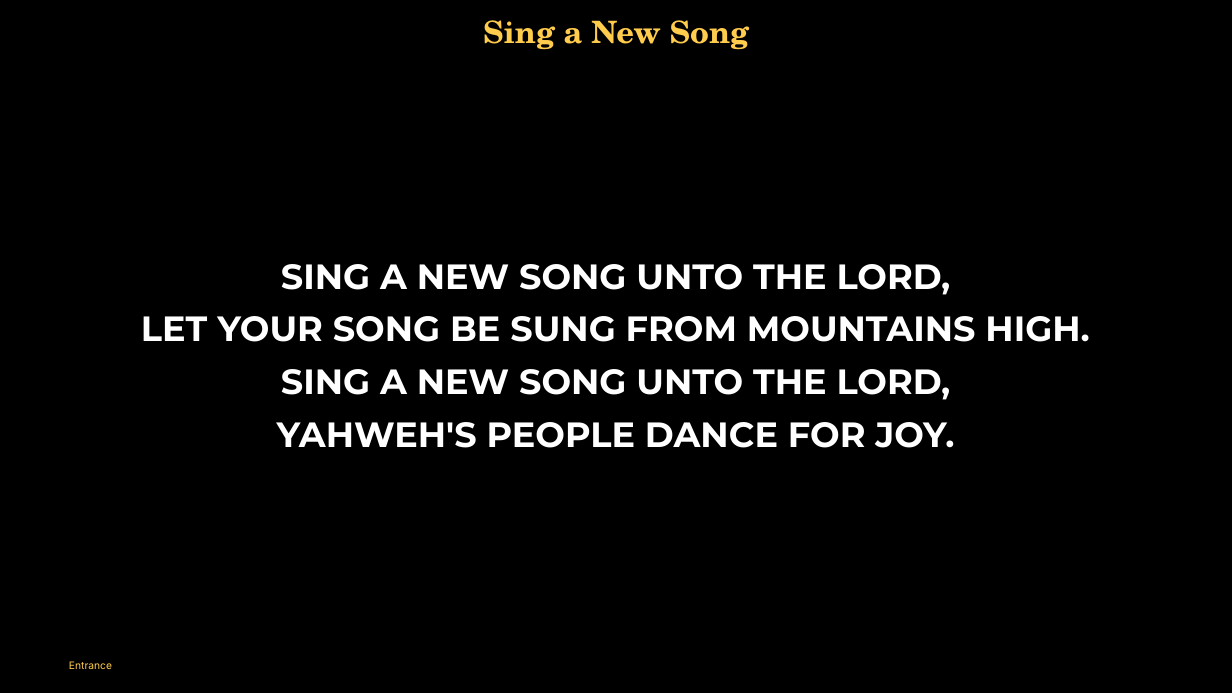
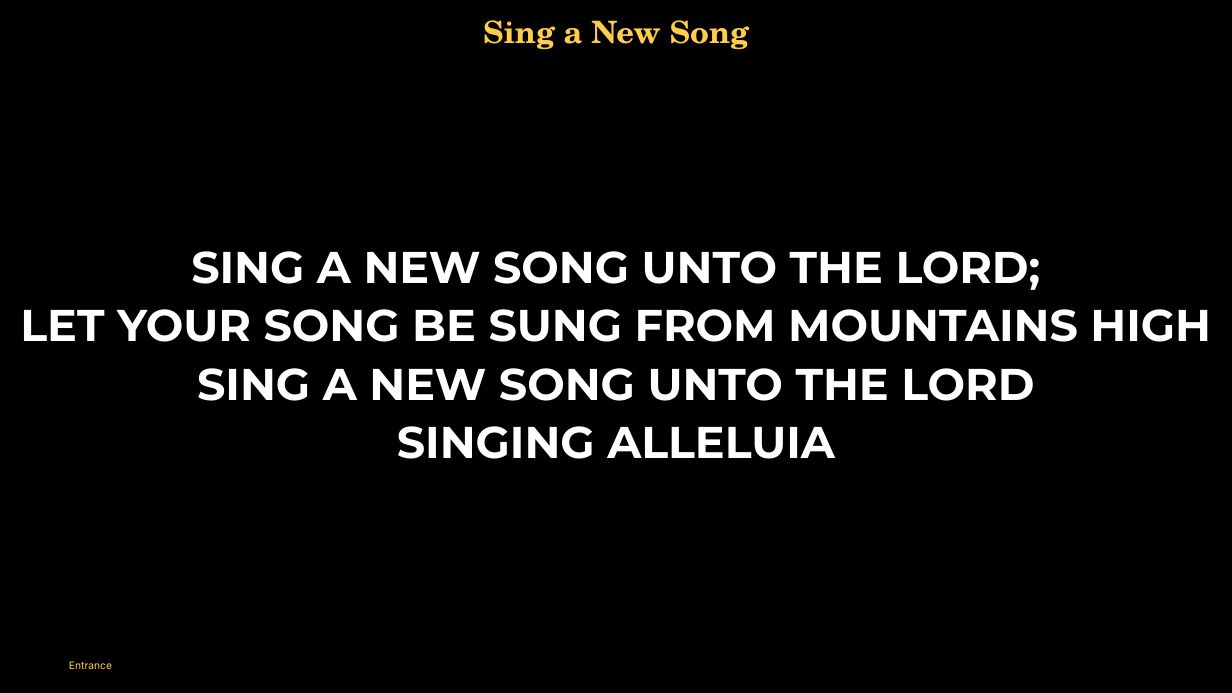
Before and after one commit to divinogabriel9/verbum, a slide deck: slide 4 of outputs/GFCC31May2026_OrdinaryTime.pptx. Drawn at 1232x693 pixels with LibreOffice and Linux fonts; fonts in the diff are those of the drawing. Boxes give left, top, right and bottom in pixels: in the first picture for what was removed or moved away, otherwise in the second. Text is boxed around its words. In the diff, an @@ line names an element or a change of style, - is before the commit and + after.

```diff
--- a/outputs/GFCC31May2026_OrdinaryTime.pptx
+++ b/outputs/GFCC31May2026_OrdinaryTime.pptx
@@ text at (x1=20, y1=251, x2=1211, y2=459): text changed; size 41 to 52 pt @@
-SING A NEW SONG UNTO THE LORD,
-LET YOUR SONG BE SUNG FROM MOUNTAINS HIGH.
-SING A NEW SONG UNTO THE LORD,
-YAHWEH'S PEOPLE DANCE FOR JOY.
+SING A NEW SONG UNTO THE LORD;
+LET YOUR SONG BE SUNG FROM MOUNTAINS HIGH
+SING A NEW SONG UNTO THE LORD
+SINGING ALLELUIA
```
Also in this commit, not shown: 27 other slides changed, 19 slides added, 5 slides removed, 21 other files.
